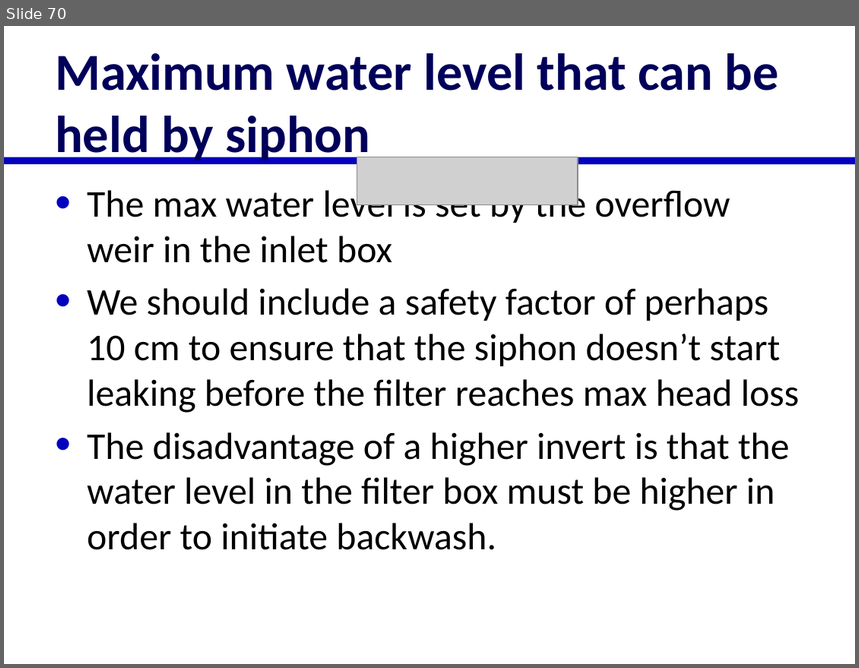
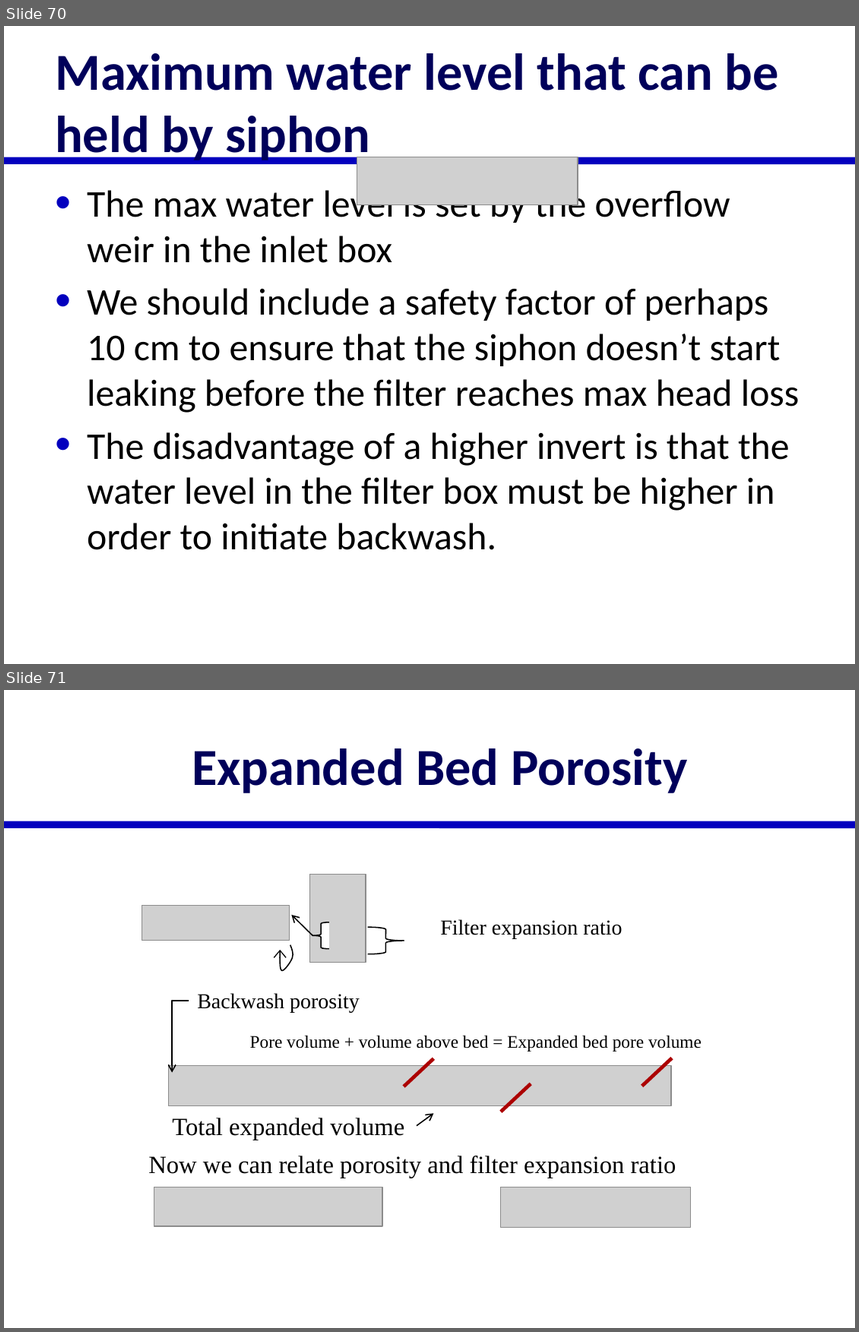
Before and after one commit to monroews/CEE4520Lectures, a slide deck: Extras/Filtration Extras.pptx. Shown one above the other, each under a label of ours: slide 70 before the commit, slides 70 and 71 after it. The pictures are 859x668 and 859x1332 pixels, drawn with LibreOffice and Linux fonts; fonts in the diff are those of the drawing; grey boxes stand for pictures. Boxes give left, top, right and bottom in pixels: in the first picture for what was removed or moved away, otherwise in the second. Text is boxed around its words. In the diff, an @@ line names an element or a change of style, - is before the commit and + after.

```diff
--- a/Extras/Filtration Extras.pptx
+++ b/Extras/Filtration Extras.pptx
@@ slide 71 added at (4,690,855,1328), background #FFFFFF; not listed: 1 template element that a slide beside it also shows @@
@@ title added at (192,749,687,793), 44 pt, text #00005A, bold @@
+Expanded Bed Porosity
@@ picture added at (310,874,366,962) @@
@@ picture added at (142,905,290,940) @@
@@ arrow added from (313, 936) to (292, 915), #000000 1 pt @@
@@ right brace added at (313,923,329,948), fill #FFFFFF, outline #000000 1 pt @@
@@ right brace added at (367,927,404,954), fill #FFFFFF, outline #000000 1 pt @@
@@ text added at (440,920,622,939), 18 pt, text #000000 @@
+Filter expansion ratio
@@ freeform shape added at (280,945,293,971), outline #000000 1 pt @@
@@ elbow arrow added from (189, 1001) to (172, 1073), #000000 1 pt @@
@@ text added at (197,993,360,1013), 18 pt, text #000000 @@
+Backwash porosity
@@ text added at (250,1035,702,1052), 15 pt, text #000000 @@
+Pore volume + volume above bed = Expanded bed pore volume
@@ picture added at (169,1065,671,1106) @@
@@ line added from (404, 1087) to (434, 1059), #AC0000 3 pt @@
@@ line added from (642, 1087) to (672, 1059), #AC0000 3 pt @@
@@ line added from (501, 1113) to (531, 1084), #AC0000 3 pt @@
@@ text added at (172,1118,405,1140), 21 pt, text #000000 @@
+Total expanded volume
@@ arrow added from (417, 1125) to (434, 1114), #000000 1 pt @@
@@ text added at (148,1156,677,1178), 21 pt, text #000000 @@
+Now we can relate porosity and filter expansion ratio
@@ picture added at (154,1188,382,1227) @@
@@ picture added at (501,1188,691,1228) @@
```
Also in this commit, not shown: 1 slide changed, 1 other slide added, 1 other file.
